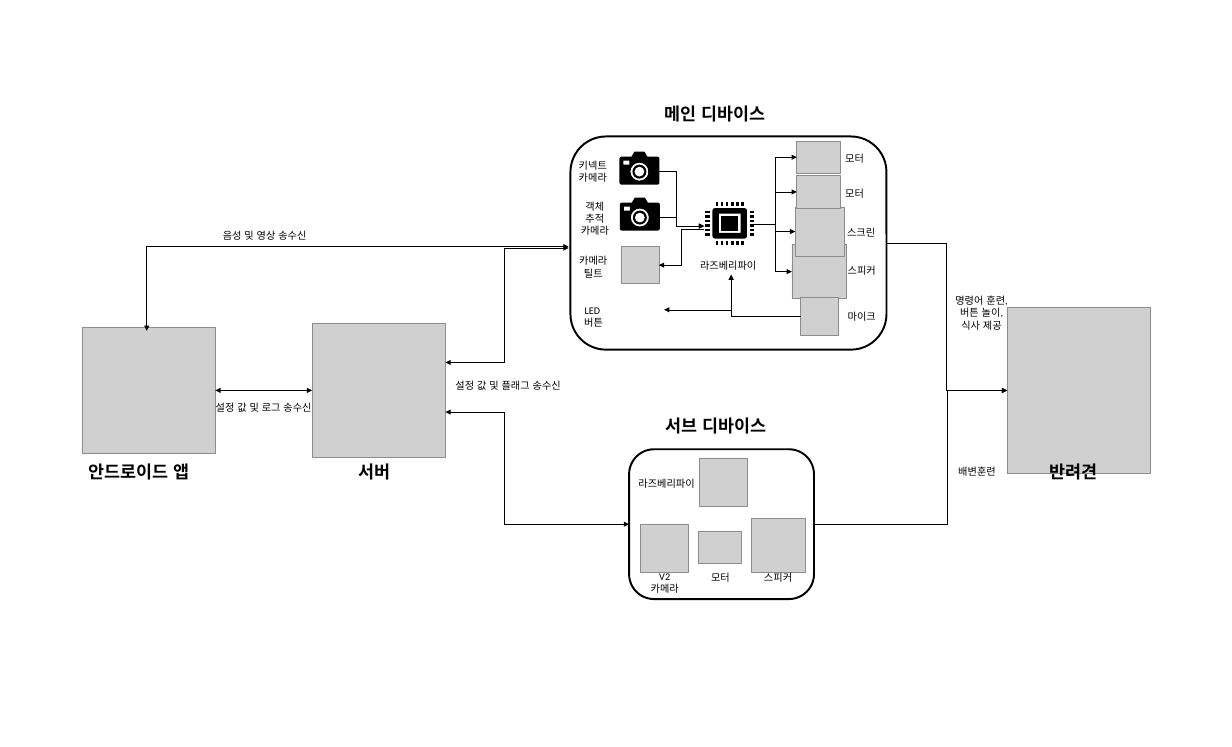
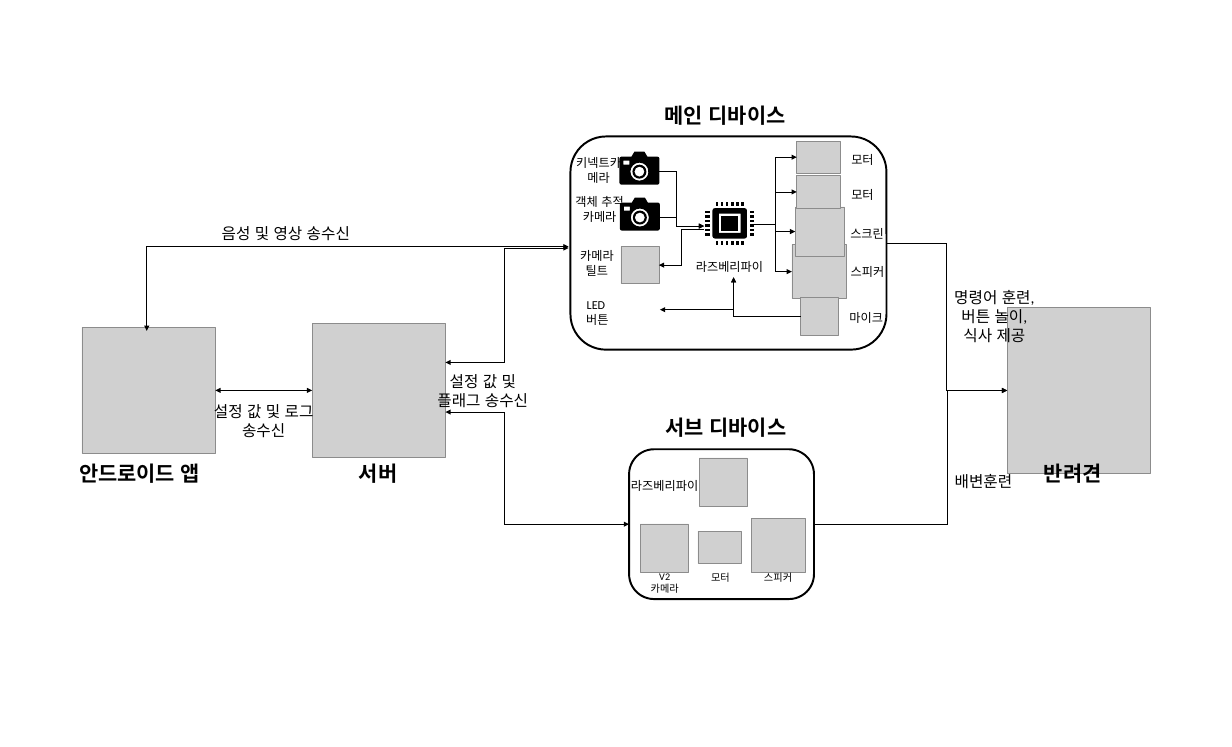
Before and after one commit to greatmanfantasy/GGCS, a slide deck: slide 4 of Report/보고서에 첨부된 그림 및 자료/시스템 구성도.pptx. Drawn at 1232x747 pixels with LibreOffice and Linux fonts; fonts in the diff are those of the drawing; grey boxes stand for pictures; background and template pictures are left out. Boxes give left, top, right and bottom in pixels: in the first picture for what was removed or moved away, otherwise in the second. Text is boxed around its words. In the diff, an @@ line names an element or a change of style, - is before the commit and + after.

```diff
--- a/Report/보고서에 첨부된 그림 및 자료/시스템 구성도.pptx
+++ b/Report/보고서에 첨부된 그림 및 자료/시스템 구성도.pptx
@@ size 11.7 to 14 pt in 11 elements at (631, 480, 698, 491), (696, 261, 763, 272), (575, 196, 623, 222), (576, 154, 621, 183), (849, 312, 883, 323), (586, 301, 608, 325), (580, 250, 614, 276), (850, 228, 884, 239), (851, 266, 885, 277), (851, 154, 873, 165), (851, 189, 873, 200) @@
@@ size 11.7 to 18 pt in 5 elements at (955, 471, 1013, 489), (954, 290, 1035, 346), (214, 401, 314, 438), (437, 374, 528, 411), (222, 226, 350, 241) @@
@@ elbow double arrow moved from (664, 310) - (731, 275) to (660, 310) - (733, 277) @@
@@ elbow arrow (800, 317) - (733, 277): route changed @@
@@ text "설정 값 및 플래그 송수신": place and size @@
-text "설정 값 및 플래그 송수신" at (455, 380, 561, 390)
+text "설정 값 및 플래그 송수신" at (437, 374, 528, 411)
@@ size 20 to 24 pt in 5 elements at (665, 417, 786, 437), (665, 105, 786, 125), (359, 463, 397, 483), (1044, 463, 1102, 486), (79, 463, 200, 483) @@
@@ text "안드로이드 앱": place and size @@
-text "안드로이드 앱" at (88, 463, 189, 480)
+text "안드로이드 앱" at (79, 463, 200, 483)
@@ text "라즈베리파이": place and size @@
-text "라즈베리파이" at (638, 478, 694, 488)
+text "라즈베리파이" at (631, 480, 698, 491)
```
Also in this commit, not shown: 11 other files.
